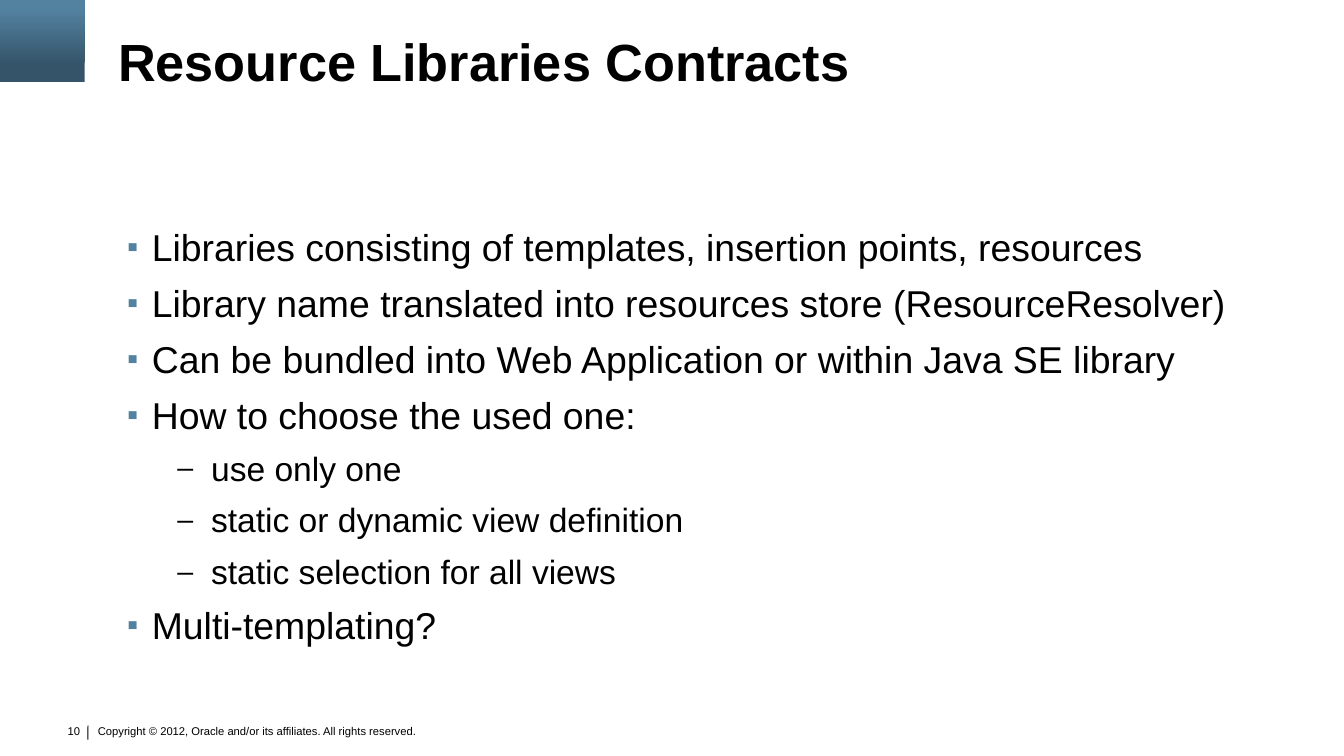
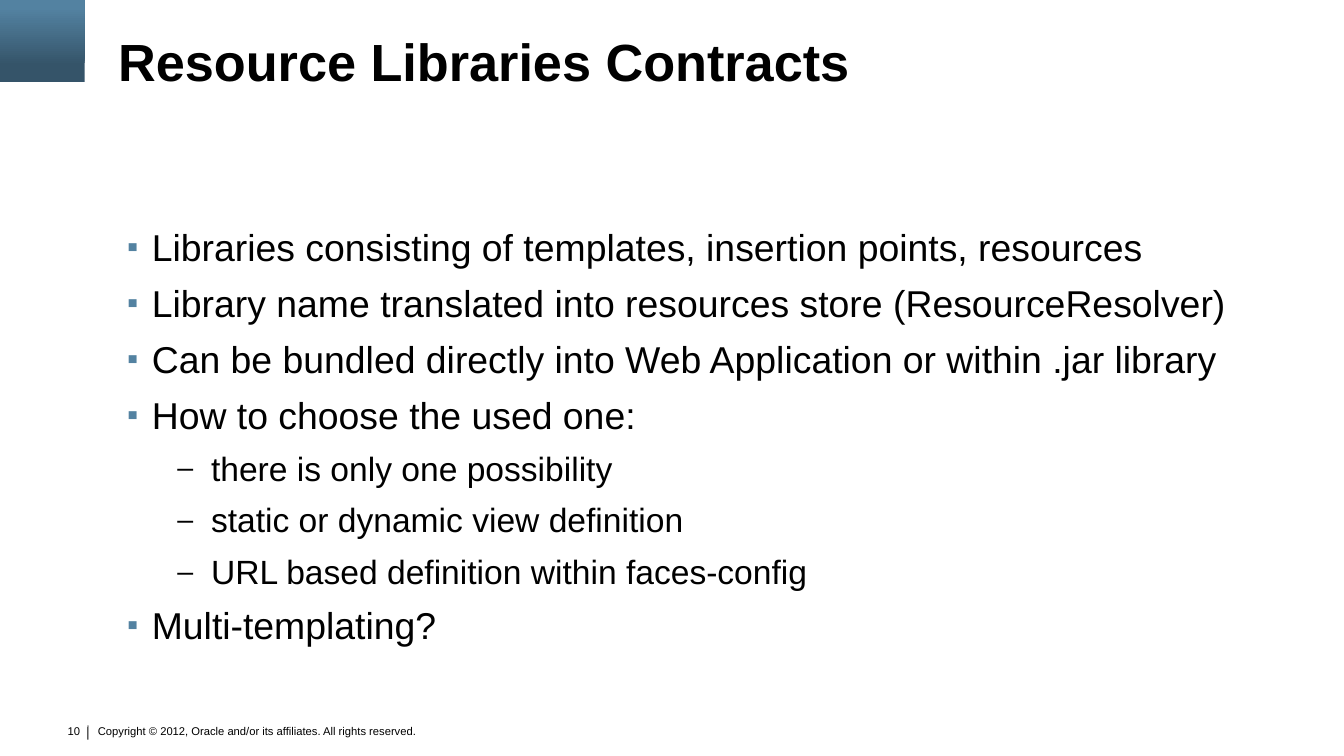
Before and after one commit to marfous/j1demo-pf, a slide deck: slide 10 of con3638.pptx. Drawn at 1344x756 pixels with LibreOffice and Linux fonts; fonts in the diff are those of the drawing; background and template pictures are left out. Boxes give left, top, right and bottom in pixels: in the first picture for what was removed or moved away, otherwise in the second. Text is boxed around its words. In the diff, an @@ line names an element or a change of style, - is before the commit and + after.

Commit message:
Few updates around tips Nr.1 and Nr.2 into the presentation

```diff
--- a/con3638.pptx
+++ b/con3638.pptx
@@ text at (152, 346, 1217, 380): text changed @@
-▪ Can be bundled into Web Application or within Java SE library
+▪ Can be bundled directly into Web Application or within .jar library
@@ text at (211, 456, 613, 487): text changed @@
-  – use only one
+  – there is only one possibility
@@ text at (211, 559, 807, 590): text changed @@
-  – static selection for all views
+  – URL based definition within faces-config
```
Also in this commit, not shown: 2 other slides changed.
